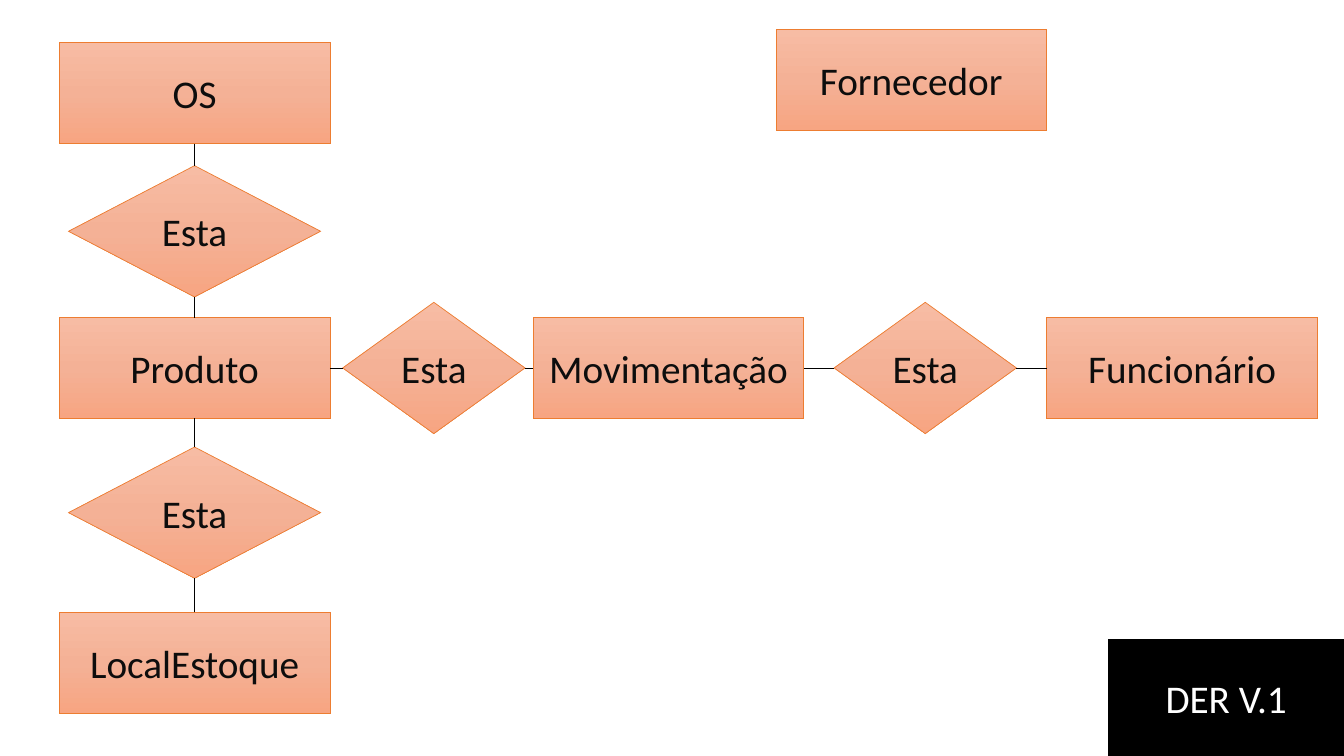
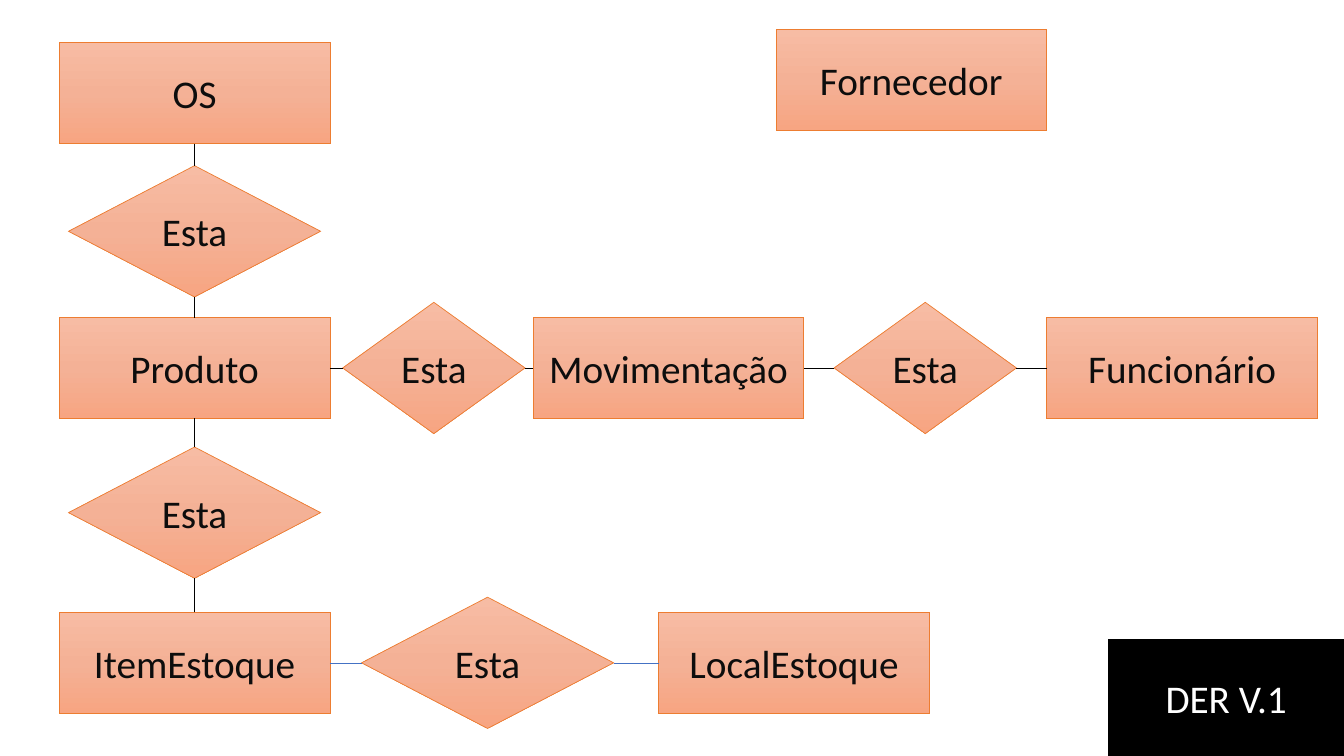
Before and after one commit to profpedrosenac/T14_Logica, a slide deck: slide 2 of Apresentação1.pptx. Drawn at 1344x756 pixels with LibreOffice and Linux fonts; fonts in the diff are those of the drawing. Boxes give left, top, right and bottom in pixels: in the first picture for what was removed or moved away, otherwise in the second. Text is boxed around its words. In the diff, an @@ line names an element or a change of style, - is before the commit and + after.

```diff
--- a/Apresentação1.pptx
+++ b/Apresentação1.pptx
@@ diamond added at [362, 597, 614, 728], fill gradient #F7BDA5 to #F5B196 to #F8A582, outline #ED7D31 0.5 pt, 28 pt, text #0D0D0D @@
+Esta
@@ rectangle added at [658, 613, 930, 714], fill gradient #F7BDA5 to #F5B196 to #F8A582, outline #ED7D31 0.5 pt, 28 pt, text #0D0D0D @@
+LocalEstoque
@@ text in rectangle at [94, 653, 295, 685]: text changed @@
-LocalEstoque
+ItemEstoque
@@ line added from (330, 663) to (362, 663), #4472C4 0.5 pt @@
@@ line added from (614, 663) to (658, 663), #4472C4 0.5 pt @@
```
Also in this commit, not shown: 2 other slides changed.
